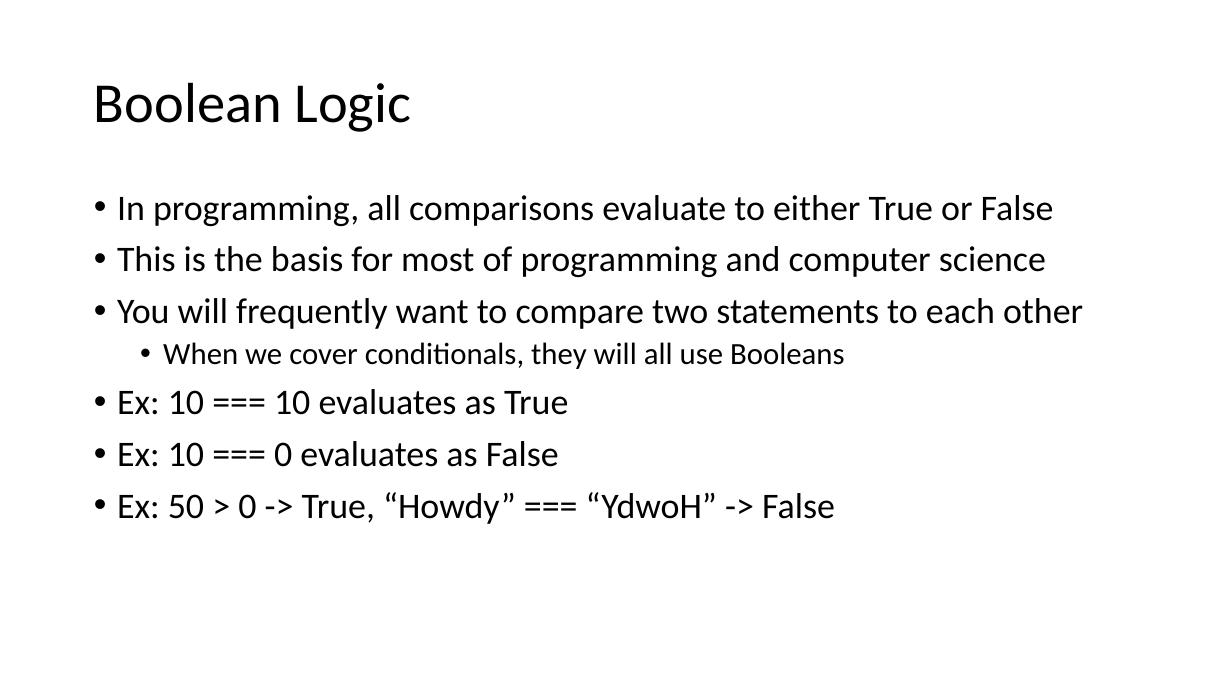
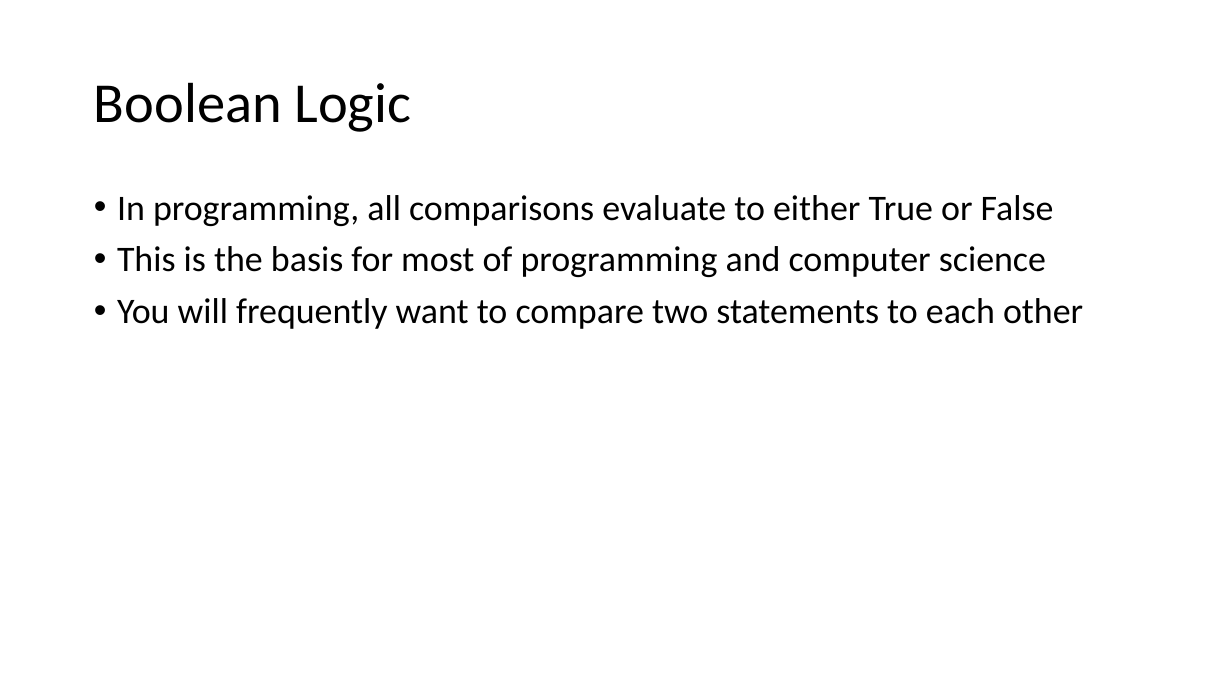
Before and after one commit to YWCANWIL-TechLab/module2-exercises-YaminahAlanis, a slide deck: slide 13 of slides/Module 2 - Variables, Operators, and Assignment.pptx (slide 8 before the commit). Drawn at 1232x693 pixels with LibreOffice and Linux fonts; fonts in the diff are those of the drawing. Boxes give left, top, right and bottom in pixels: in the first picture for what was removed or moved away, otherwise in the second. Text is boxed around its words. In the diff, an @@ line names an element or a change of style, - is before the commit and + after.

```diff
--- a/slides/Module 2 - Variables, Operators, and Assignment.pptx
+++ b/slides/Module 2 - Variables, Operators, and Assignment.pptx
@@ text at (117,342,845,524): paragraphs removed @@
-  • When we cover conditionals, they will all use Booleans
-• Ex: 10 === 10 evaluates as True
-• Ex: 10 === 0 evaluates as False
-• Ex: 50 > 0 -> True, “Howdy” === “YdwoH” -> False
```
Also in this commit, not shown: 17 other slides changed, 12 slides added, 2 other files.
